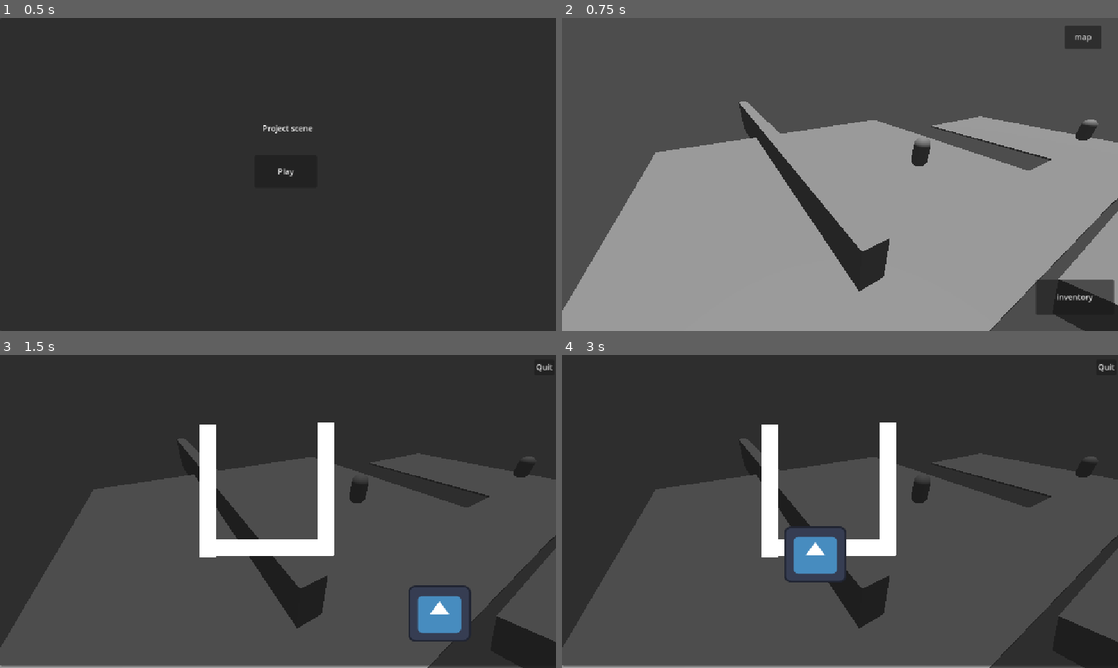
Above: before the commit, frames 1-4 (two rows, left to right).
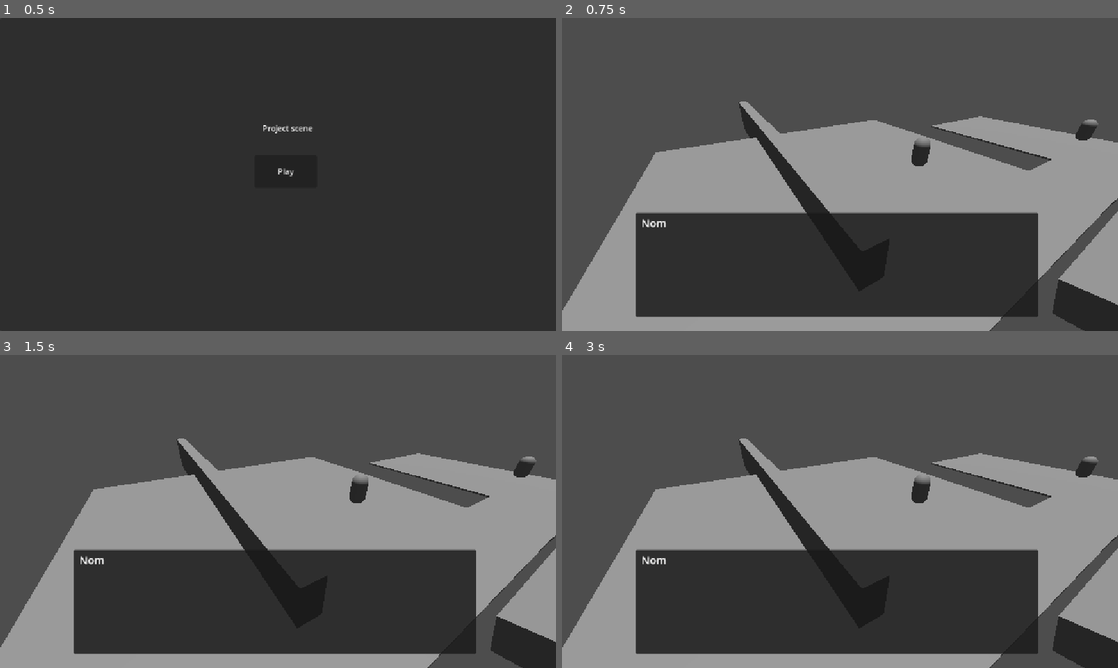
Above: after the commit, the same moments.

Repository: MateoChicano/Journey-starts-here
Game: Godot game, scene res://scenes/Menus/title_screen.tscn
Two runs of this game, one before a commit and one after it. Both use one fixed random seed, a clock stepped at 60 frames per second and the inputs below. The engine's default icon, where the game draws it, is replaced by a stand-in: a white triangle on a blue panel in a dark square.
Inputs (mouse positions are in pixels of both pictures, inside the frame that each line leads up to):
- Up to frame 1 (0.5 s): no input
- Up to frame 2 (0.75 s): click "Play" at 0.5 s
- Up to frame 3 (1.5 s): click (511, 633) at 1.25 s, where only the run before the commit has a clickable "inventory"
- Up to frame 4 (3 s): tap Enter at 2 s; move the mouse to (1001, 614) at 2.02 s; click (1001, 614) at 2.1 s; tap Space at 2.75 s; move the mouse to (728, 527) at 2.77 s; click (728, 527) at 2.85 s

Frame 1 is identical in both runs. In frame 2, 24% of the frame differs, in the area x 13-100%, y 2-96%; in frame 3, 95%; in frame 4, 95%, in the area x 0-100%, y 0-100%.
Error after the commit: Parse Error: Expected indented block after function declaration. (res://scripts/Characters/player.gd:56)

Commit message:
inventaire fonctionnel

Diff:
--- a/journey-start-here/scenes/Characters/player.tscn
+++ b/journey-start-here/scenes/Characters/player.tscn
@@ -9,6 +9,9 @@
 [sub_resource type="CapsuleShape3D" id="CapsuleShape3D_xwt18"]
 
 [sub_resource type="CapsuleShape3D" id="CapsuleShape3D_3vyb7"]
+
+[sub_resource type="BoxShape3D" id="BoxShape3D_xwt18"]
+size = Vector3(0.970703, 0.268555, 1)
 
 [node name="player" type="CharacterBody3D" groups=["Player"]]
 script = ExtResource("1_3vyb7")
@@ -36,6 +39,14 @@
 
 [node name="NavigationAgent3D" type="NavigationAgent3D" parent="."]
 
+[node name="item_detector" type="Area3D" parent="."]
+collision_layer = 0
+collision_mask = 8
+
+[node name="CollisionShape3D" type="CollisionShape3D" parent="item_detector"]
+transform = Transform3D(3.36429, 0, 0, 0, 3.36429, 0, 0, 0, 3.36429, 0.0216885, -0.599012, -0.00380611)
+shape = SubResource("BoxShape3D_xwt18")
+
 [connection signal="area_entered" from="NPC_detector" to="." method="enter_trigger_npc"]
 [connection signal="area_exited" from="NPC_detector" to="." method="exit_trigger_npc"]
 [connection signal="area_entered" from="Cam_detector" to="." method="enter_trigger_camera"]
--- /dev/null
+++ b/journey-start-here/scenes/Items/item_3d.gd
@@ -0,0 +1,3 @@
+extends RigidBody3D
+
+@export var nom : String
--- a/journey-start-here/scenes/Items/item_box.tscn
+++ b/journey-start-here/scenes/Items/item_box.tscn
@@ -1,10 +1,12 @@
-[gd_scene load_steps=3 format=3 uid="uid://dwiug78uim572"]
+[gd_scene load_steps=4 format=3 uid="uid://dwiug78uim572"]
 
 [ext_resource type="Script" uid="uid://b8m80rco5kvc5" path="res://scripts/Menus/item.gd" id="1_ifcx2"]
 
 [sub_resource type="RectangleShape2D" id="RectangleShape2D_t1wcy"]
 
-[node name="item_box" type="RigidBody2D"]
+[sub_resource type="RectangleShape2D" id="RectangleShape2D_ifcx2"]
+
+[node name="item_box" type="RigidBody2D" groups=["items"]]
 collision_layer = 2
 collision_mask = 0
 script = ExtResource("1_ifcx2")
@@ -13,3 +15,11 @@
 
 [node name="box_collision" type="CollisionShape2D" parent="."]
 shape = SubResource("RectangleShape2D_t1wcy")
+
+[node name="mouse_detector" type="Area2D" parent="."]
+
+[node name="CollisionShape2D" type="CollisionShape2D" parent="mouse_detector"]
+shape = SubResource("RectangleShape2D_ifcx2")
+
+[connection signal="mouse_entered" from="." to="." method="mouse_in_body"]
+[connection signal="mouse_exited" from="." to="." method="mouse_off_body"]
--- /dev/null
+++ b/journey-start-here/scenes/Items/item_box_3d.tscn
@@ -0,0 +1,18 @@
+[gd_scene load_steps=4 format=3 uid="uid://d3kpeiyisoabl"]
+
+[ext_resource type="Script" uid="uid://c2ppr2xlnvn4o" path="res://scenes/Items/item_3d.gd" id="1_71yv2"]
+
+[sub_resource type="BoxMesh" id="BoxMesh_8ud0r"]
+
+[sub_resource type="BoxShape3D" id="BoxShape3D_71yv2"]
+
+[node name="item_box3d" type="RigidBody3D"]
+collision_layer = 9
+collision_mask = 0
+script = ExtResource("1_71yv2")
+
+[node name="MeshInstance3D" type="MeshInstance3D" parent="."]
+mesh = SubResource("BoxMesh_8ud0r")
+
+[node name="CollisionShape3D" type="CollisionShape3D" parent="."]
+shape = SubResource("BoxShape3D_71yv2")
--- a/journey-start-here/scenes/Items/item_logo.tscn
+++ b/journey-start-here/scenes/Items/item_logo.tscn
@@ -1,21 +1,32 @@
-[gd_scene load_steps=4 format=3 uid="uid://bb3rxocbddhb6"]
+[gd_scene load_steps=5 format=3 uid="uid://bb3rxocbddhb6"]
 
 [ext_resource type="Script" uid="uid://b8m80rco5kvc5" path="res://scripts/Menus/item.gd" id="1_chhuj"]
 [ext_resource type="Texture2D" uid="uid://btihyk2ahjblk" path="res://icon.svg" id="2_pa8qr"]
 
 [sub_resource type="RectangleShape2D" id="RectangleShape2D_t1wcy"]
+size = Vector2(20.87, 19)
 
-[node name="item_box" type="RigidBody2D"]
-collision_layer = 2
-collision_mask = 2
+[sub_resource type="RectangleShape2D" id="RectangleShape2D_chhuj"]
+size = Vector2(21, 19)
+
+[node name="item_box" type="RigidBody2D" groups=["items"]]
+collision_mask = 0
 script = ExtResource("1_chhuj")
 
 [node name="Sprite2D" type="Sprite2D" parent="."]
-scale = Vector2(0.163639, 0.146847)
+scale = Vector2(0.748798, 0.671959)
 texture = ExtResource("2_pa8qr")
 
 [node name="box_collision" type="CollisionShape2D" parent="."]
+scale = Vector2(4.57591, 4.57591)
 shape = SubResource("RectangleShape2D_t1wcy")
 
-[connection signal="mouse_entered" from="." to="." method="mouse_in_body"]
-[connection signal="mouse_exited" from="." to="." method="mouse_off_body"]
+[node name="mouse_detector" type="Area2D" parent="."]
+scale = Vector2(4.57591, 4.57591)
+
+[node name="CollisionShape2D" type="CollisionShape2D" parent="mouse_detector"]
+shape = SubResource("RectangleShape2D_chhuj")
+debug_color = Color(0.797976, 0.324679, 0.691726, 0.42)
+
+[connection signal="mouse_entered" from="mouse_detector" to="." method="mouse_in_body"]
+[connection signal="mouse_exited" from="mouse_detector" to="." method="mouse_off_body"]
--- a/journey-start-here/scenes/Menus/inventory.tscn
+++ b/journey-start-here/scenes/Menus/inventory.tscn
@@ -1,7 +1,6 @@
-[gd_scene load_steps=8 format=3 uid="uid://c2aa0j51ystr4"]
+[gd_scene load_steps=7 format=3 uid="uid://c2aa0j51ystr4"]
 
 [ext_resource type="Script" uid="uid://srxawdv3rggp" path="res://scripts/Menus/Hud/inventory.gd" id="1_ay0u5"]
-[ext_resource type="PackedScene" uid="uid://bb3rxocbddhb6" path="res://scenes/Items/item_logo.tscn" id="2_ieqw4"]
 [ext_resource type="Script" uid="uid://boldcrjm0mk8d" path="res://scripts/Menus/mouse_area.gd" id="3_ovyma"]
 
 [sub_resource type="QuadMesh" id="QuadMesh_me4au"]
@@ -10,9 +9,10 @@
 size = Vector2(2, 2)
 
 [sub_resource type="RectangleShape2D" id="RectangleShape2D_ieqw4"]
-size = Vector2(1708, 49)
+size = Vector2(1213, 49)
 
 [sub_resource type="RectangleShape2D" id="RectangleShape2D_eh1mf"]
+size = Vector2(3.5, 3.5)
 
 [node name="Inventory" type="Control"]
 process_mode = 3
@@ -88,19 +88,22 @@
 position = Vector2(36, 402)
 shape = SubResource("RectangleShape2D_ieqw4")
 
-[node name="item_box" parent="inventory_container/Box_coll/Container" instance=ExtResource("2_ieqw4")]
-position = Vector2(244, -6)
-collision_mask = 3
+[node name="ceiling" type="CollisionShape2D" parent="inventory_container/Box_coll/Container"]
+position = Vector2(5, -286)
+shape = SubResource("RectangleShape2D_ieqw4")
 
-[node name="Sprite2D" parent="inventory_container/Box_coll/Container/item_box" index="0"]
-scale = Vector2(1.01544, 0.911242)
+[node name="wall_right" type="CollisionShape2D" parent="inventory_container/Box_coll/Container"]
+position = Vector2(628.001, -165.5)
+rotation = -1.57079
+shape = SubResource("RectangleShape2D_ieqw4")
 
-[node name="box_collision" parent="inventory_container/Box_coll/Container/item_box" index="1"]
-scale = Vector2(6.20539, 6.20539)
+[node name="wall_left" type="CollisionShape2D" parent="inventory_container/Box_coll/Container"]
+position = Vector2(-571, 125)
+rotation = 1.57079
+shape = SubResource("RectangleShape2D_ieqw4")
 
 [node name="mouse_area" type="Area2D" parent="."]
 collision_layer = 2
-collision_mask = 0
 script = ExtResource("3_ovyma")
 
 [node name="CollisionShape2D" type="CollisionShape2D" parent="mouse_area"]
@@ -108,5 +111,4 @@
 
 [connection signal="pressed" from="inventory_container/quit_button" to="." method="_on_quit_pressed"]
 [connection signal="area_entered" from="mouse_area" to="mouse_area" method="_on_area_entered"]
-
-[editable path="inventory_container/Box_coll/Container/item_box"]
+[connection signal="area_exited" from="mouse_area" to="mouse_area" method="_on_area_exited"]
--- a/journey-start-here/scripts/Characters/player.gd
+++ b/journey-start-here/scripts/Characters/player.gd
@@ -10,6 +10,7 @@
 var instance_hud : hud = HUD.instantiate()
 var cam : Camera3D
 var npc_trigger_entered : bool = false
+var item_trigger_entered : bool = false
 var skip_rayQuery : bool = false
 
 @onready var navAgent := $NavigationAgent3D
@@ -51,6 +52,9 @@
 func exit_trigger_npc(area : Area3D) -> void:
 	area.owner.get_node("Text_box").hide()
 	npc_trigger_entered = false
+
+func enter_trigger_item(area : Area3D) -> void :
+
 
 #Input
 func _input(_event:InputEvent) -> void:
--- a/journey-start-here/scripts/Menus/Hud/inventory.gd
+++ b/journey-start-here/scripts/Menus/Hud/inventory.gd
@@ -17,3 +17,5 @@
 	if Input.is_action_just_pressed("escape") :
 		player.get_child(5).show()
 		get_tree().paused = false
+
+func add_item(item : item) -> void :
--- a/journey-start-here/scripts/Menus/item.gd
+++ b/journey-start-here/scripts/Menus/item.gd
@@ -4,44 +4,44 @@
 @export var item_description : String
 
 var mouse_left_down: bool = false
+var mouse_pos : Vector2
 var mouse_force : float = 15
-var mouse_position : Vector2
 var previous_pos : Vector2
 var is_body_entered : bool
-
+var move : bool
+var positions : Array[Vector2]
 
 func _input( event:InputEvent ) -> void:
 	if event is InputEventMouseButton:
 		if event.button_index == 1 and event.is_pressed():
 			mouse_left_down = true
-			# previous_pos = get_viewport().get_mouse_position()
-			# print("pos prec:", previous_pos)
-			self.gravity_scale = 0
-			self.linear_velocity.x = 0
-			self.linear_velocity.y = 0
-
-
-
+			if is_body_entered  :
+				move = true
+				self.gravity_scale = 0
+				self.linear_velocity.x = 0
+				self.linear_velocity.y = 0
 
 
 		elif event.button_index == 1 and not event.is_pressed():
+			if move == true :
+				self.linear_velocity = sum(positions) / positions.size() * mouse_force
+				self.gravity_scale = 1.0
+			if is_body_entered == false :
+				move = false
 			mouse_left_down = false
-			# self.linear_velocity = previous_pos - self.global_position
-			# print("force", self.linear_velocity)
-			self.gravity_scale = 1.0
-
-
 
 func _physics_process(delta: float) -> void:
-	if mouse_left_down :
-		mouse_position = get_viewport().get_mouse_position()
-		self.global_position = self.global_position.lerp(mouse_position, mouse_force * delta)
-		# print("new pos :", self.global_position)
+	positions.append(mouse_pos - global_position)
 
-func mouse_in_body() -> void :
-		is_body_entered = true
-		print("entered")
+	if positions.size() >= 6 :
+		positions.remove_at(0)
+	if mouse_left_down and move:
+		mouse_pos = get_viewport().get_mouse_position()
+		self.linear_velocity = (mouse_pos-global_position)*mouse_force
 
-func mouse_off_body() -> void:
-		is_body_entered = false
-		print("exited")
+func sum(tableau : Array[Vector2]) -> Vector2 :
+	var resultat : Vector2
+	for i in tableau :
+		resultat.x += i.x
+		resultat.y += i.y
+	return resultat
--- a/journey-start-here/scripts/Menus/mouse_area.gd
+++ b/journey-start-here/scripts/Menus/mouse_area.gd
@@ -1,10 +1,17 @@
 class_name mouse_area extends Area2D
 
 
+
 # Called every frame. 'delta' is the elapsed time since the previous frame.
-# func _physics_process(_delta: float) -> void:
-	# self.global_position = get_viewport().get_mouse_position()
+func _physics_process(_delta: float) -> void:
+	self.global_position = get_viewport().get_mouse_position()
 
 
-func _on_area_entered(_area:Area2D) -> void:
-	print("entered")
+func _on_area_entered(area:Area2D) -> void:
+	if area.get_parent() is RigidBody2D :
+		area.get_parent().is_body_entered = true
+
+
+func _on_area_exited(area:Area2D) -> void:
+	if area.get_parent() is RigidBody2D :
+		area.get_parent().is_body_entered = false
Not shown: 1 places in journey-start-here/scenes/Characters/player.tscn that only renumber resources
Not shown, added: journey-start-here/scenes/Items/item_3d.gd.uid
